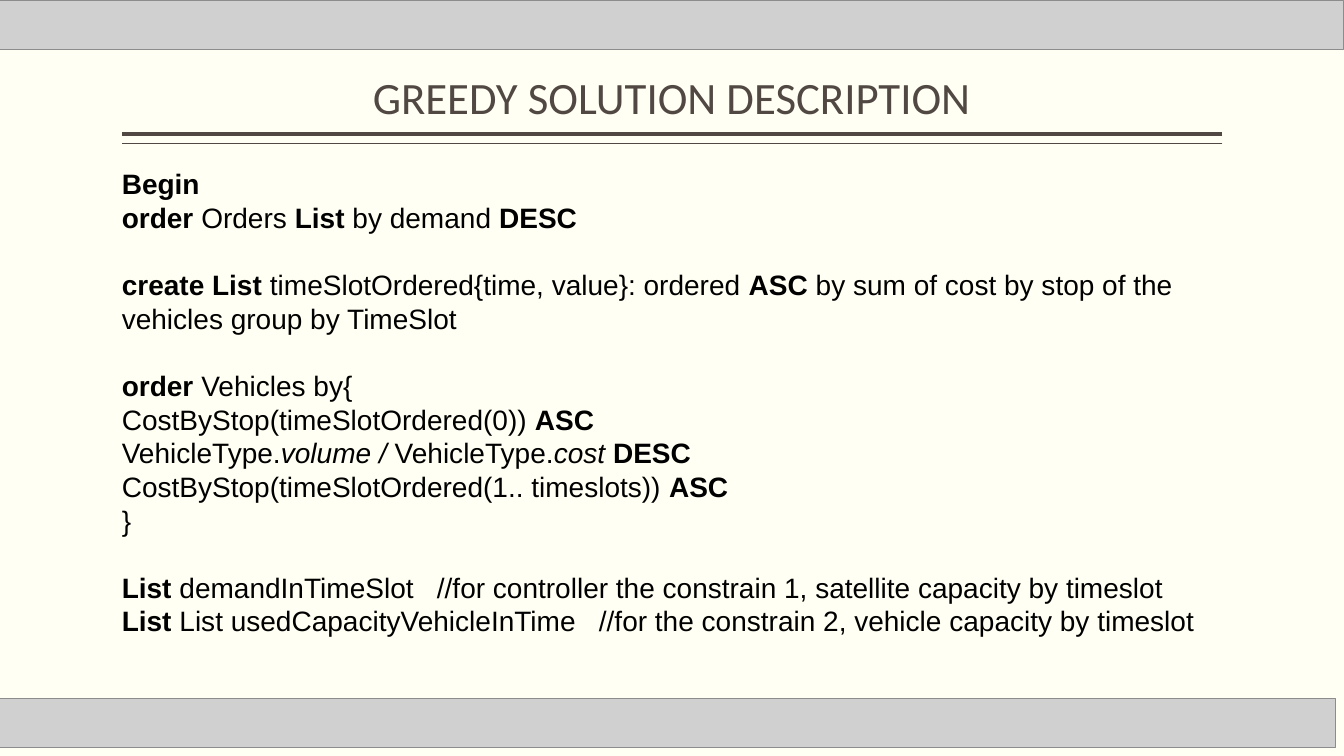
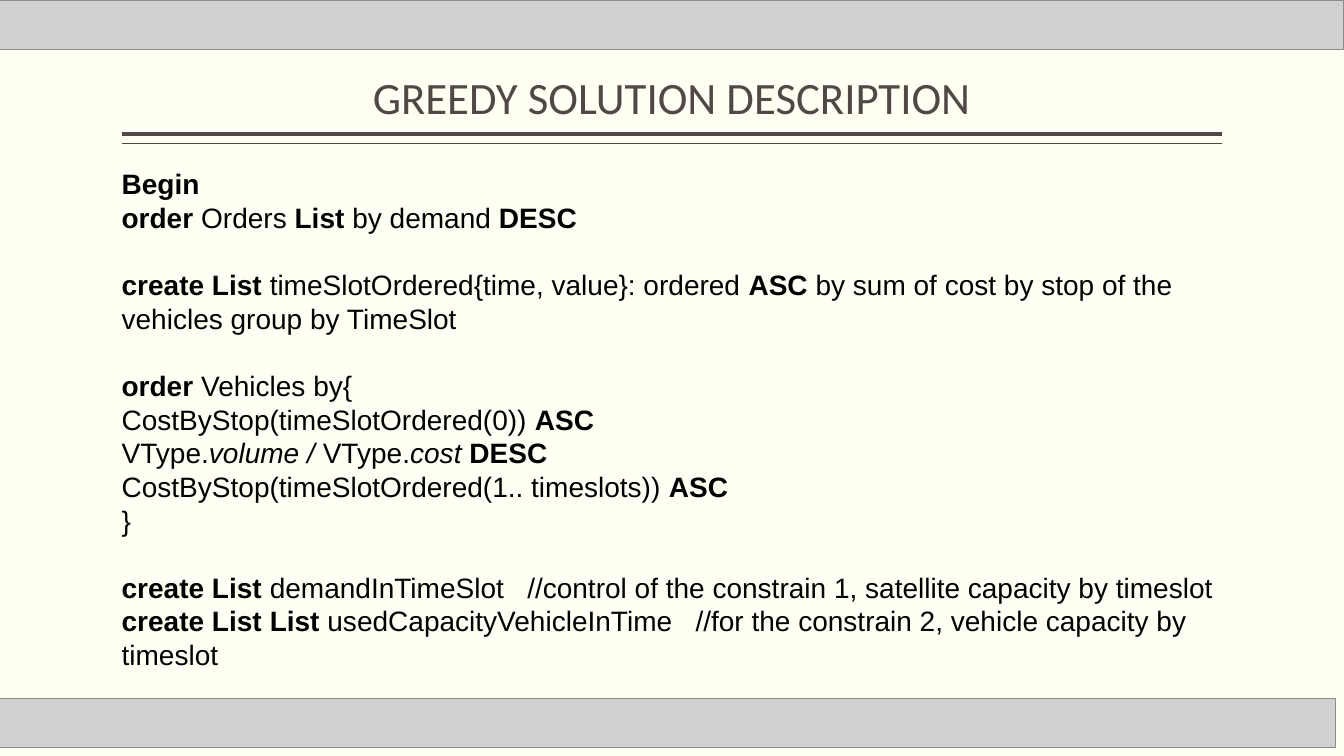
Before and after one commit to averanes/BinPackingProblem, a slide deck: slide 7 of bpdmo_greedy.pptx. Drawn at 1344x756 pixels with LibreOffice and Linux fonts; fonts in the diff are those of the drawing; grey boxes stand for pictures. Boxes give left, top, right and bottom in pixels: in the first picture for what was removed or moved away, otherwise in the second. Text is boxed around its words. In the diff, an @@ line names an element or a change of style, - is before the commit and + after.

```diff
--- a/bpdmo_greedy.pptx
+++ b/bpdmo_greedy.pptx
@@ text at (122,442,547,468): text changed @@
-VehicleType.volume / VehicleType.cost DESC
+VType.volume / VType.cost DESC
@@ text at (122,577,1213,666): text changed @@
-List demandInTimeSlot //for controller the constrain 1, satellite capacity by timeslot
-List List usedCapacityVehicleInTime //for the constrain 2, vehicle capacity by timeslot
+create List demandInTimeSlot //control of the constrain 1, satellite capacity by timeslot
+create List List usedCapacityVehicleInTime //for the constrain 2, vehicle capacity by timeslot
```
Also in this commit, not shown: 1 slide added.
